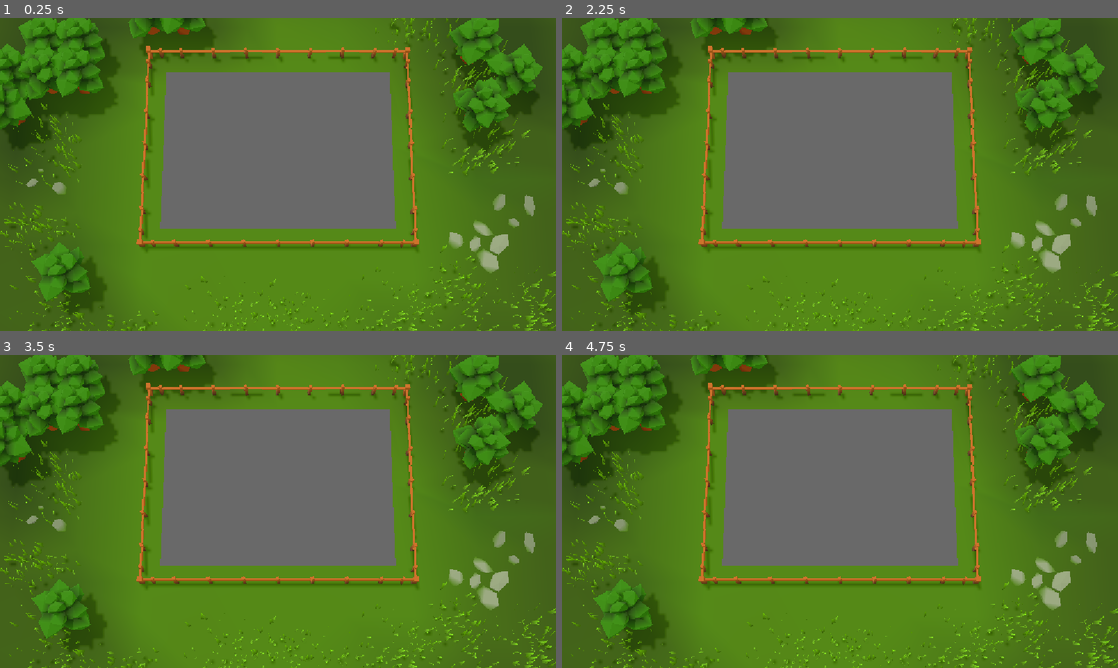
Above: before the commit, frames 1-4 (two rows, left to right).
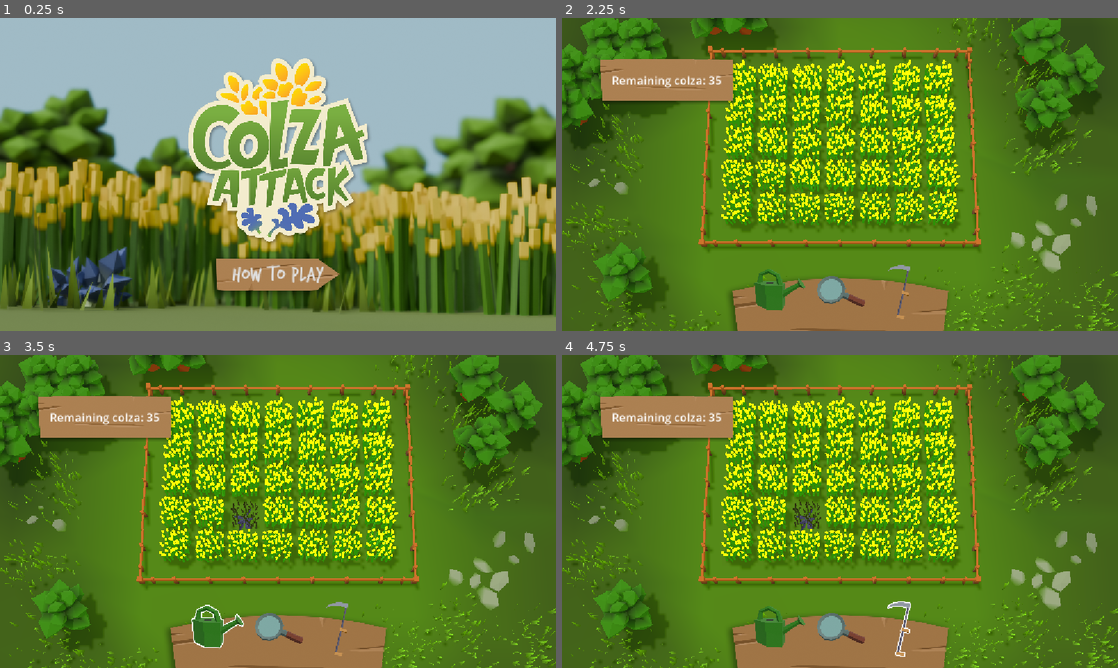
Above: after the commit, the same moments.

Repository: Squix/scientific_game_jam_26
Game: Godot game, scene res://scenes/title_screen.tscn
The game is run twice, just before and just after one commit, with the same random seed, the same clock (stepped at 60 frames per second) and the same inputs. Before the commit the project starts from res://scenes/map/smallMap.tscn.
Inputs (mouse positions are in pixels of both pictures, inside the frame that each line leads up to):
- Up to frame 1 (0.25 s): no input
- Up to frame 2 (2.25 s): tap Enter at 0.5 s; move the mouse to (962, 158) at 0.52 s; press the mouse at (962, 158) at 0.53 s; release the mouse at (962, 158) at 1.25 s; click (840, 274) at 1.25 s, where only the run after the commit has a clickable "How to play"; click (840, 249) at 2 s, where only the run after the commit has a clickable "PLAY"
- Up to frame 3 (3.5 s): click (216, 630) at 2.77 s
- Up to frame 4 (4.75 s): click (840, 630) at 3.52 s; click (901, 630) at 4.27 s

The runs differ from the first frame. In frame 1, 92% of the frame differs, in the area x 0-100%, y 0-100%; in frame 2, 31%; in frame 3, 31%; in frame 4, 31%.

Commit message:
fix: shorter how to

Diff:
--- a/project.godot
+++ b/project.godot
@@ -11,7 +11,7 @@
 [application]
 
 config/name="ScientificGameJam2026Nantes"
-run/main_scene="uid://b2r7qigppidg2"
+run/main_scene="uid://b46imr8pdkv2j"
 config/features=PackedStringArray("4.6", "Forward Plus")
 config/icon="res://icon.svg"
 
--- a/scenes/title_screen.tscn
+++ b/scenes/title_screen.tscn
@@ -16,10 +16,14 @@
 
 [sub_resource type="StyleBoxTexture" id="StyleBoxTexture_cs5ya"]
 texture = ExtResource("6_3yumr")
-expand_margin_left = 60.0
+expand_margin_left = 70.0
 expand_margin_top = 70.0
-expand_margin_right = 60.0
+expand_margin_right = 70.0
 expand_margin_bottom = 70.0
+
+[sub_resource type="LabelSettings" id="LabelSettings_3yumr"]
+line_spacing = 12.0
+font_size = 24
 
 [node name="TitleScreen" type="Control" unique_id=927383986]
 layout_mode = 3
@@ -77,13 +81,14 @@
 theme_override_styles/panel = SubResource("StyleBoxTexture_cs5ya")
 
 [node name="Label" type="Label" parent="PanelContainer/CenterContainer/HowToPlay/PanelContainer" unique_id=412998014]
-custom_minimum_size = Vector2(500, 0)
+custom_minimum_size = Vector2(700, 0)
 layout_mode = 2
-text = "Vous devez combattre un parasite qui ravage votre champs. Vous ne connaissez pas encore le comportement de ce parasite, seulement qu'il se propage à chaque tour de jeu vers une case adjacente à condition qu'il y trouve un terrain favorable.
-
-A vous de déduire son comportement au cours de la partie.
-Certains parasites sont sensible à l'humidité, d'autres à l'ensoleillement.
-Vous pouvez empêcher le parasite de se déplacer sur une parcelle si vous la fauchez à temps."
+text = "1. The Orobanche Ramosa is a parasite that KILLS colza
+2. Each turn, the parasite will MOVE to an adjacent square of the field
+3. FIND which squares it prefers by using TOOLS
+4. KILL the parasite by CUTTING or ISOLATING it
+5. Quick! You need to keep most of your field alive!"
+label_settings = SubResource("LabelSettings_3yumr")
 autowrap_mode = 3
 
 [node name="StartGame" type="Button" parent="PanelContainer/CenterContainer/HowToPlay" unique_id=1625365730]
